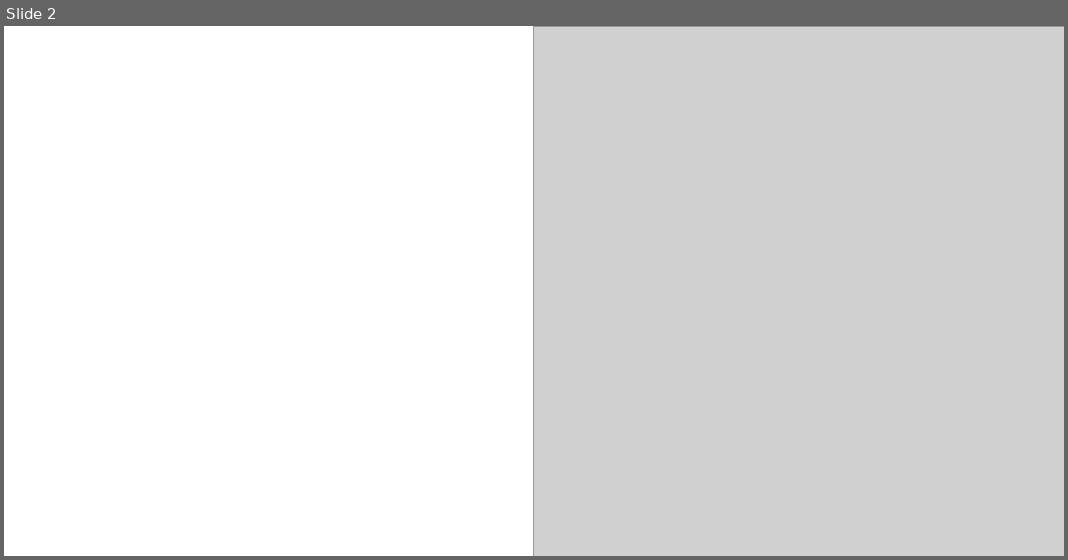
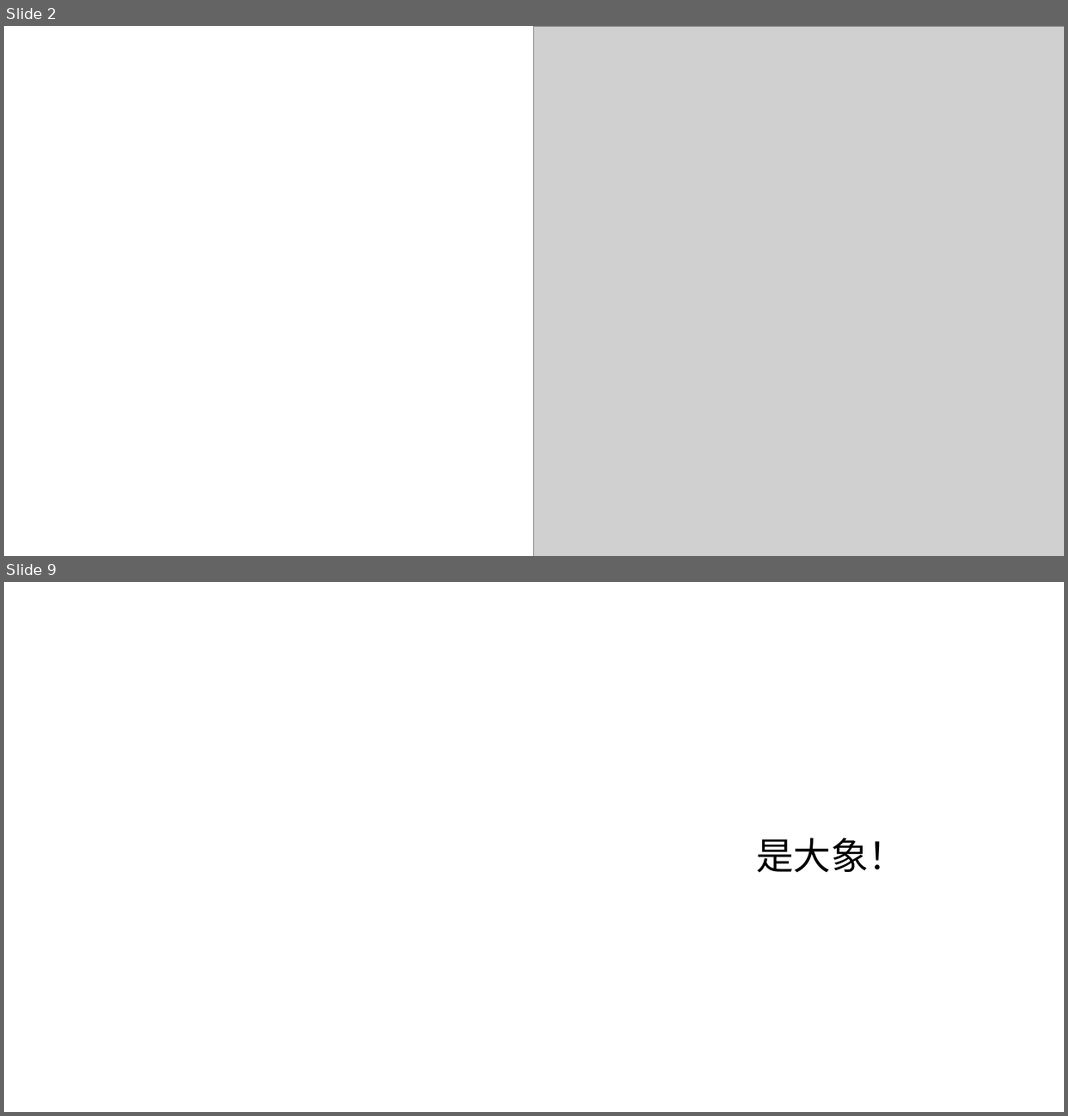
Before and after one commit to forestlet/bookdash-cn, a slide deck: asset/bathtub-safari/bathtub-safari_cn.pptx. Shown one above the other, each under a label of ours: slide 2 before the commit, slides 2 and 9 after it; the slides between them are not shown. The pictures are 1068x560 and 1068x1116 pixels, drawn with LibreOffice and Linux fonts; fonts in the diff are those of the drawing; grey boxes stand for pictures; background and template pictures are left out. Boxes give left, top, right and bottom in pixels: in the first picture for what was removed or moved away, otherwise in the second. Text is boxed around its words. In the diff, an @@ line names an element or a change of style, - is before the commit and + after.

```diff
--- a/asset/bathtub-safari/bathtub-safari_cn.pptx
+++ b/asset/bathtub-safari/bathtub-safari_cn.pptx
@@ slide 9 added at box(4, 582, 1064, 1112), background picture (left out) @@
@@ text added at box(756, 837, 905, 873), 40 pt, text #000000 @@
+是大象！
```
Also in this commit, not shown: 11 other slides added, 11 slides removed, 5 other files.
